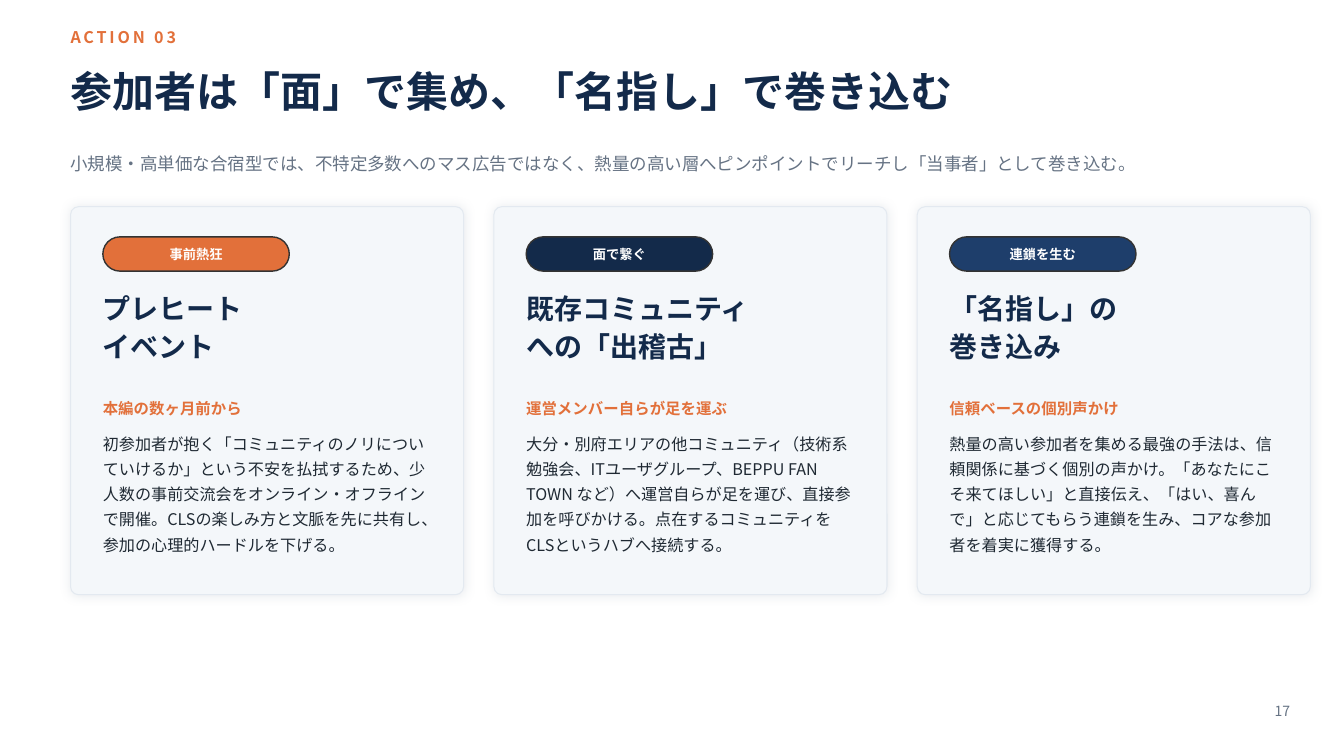
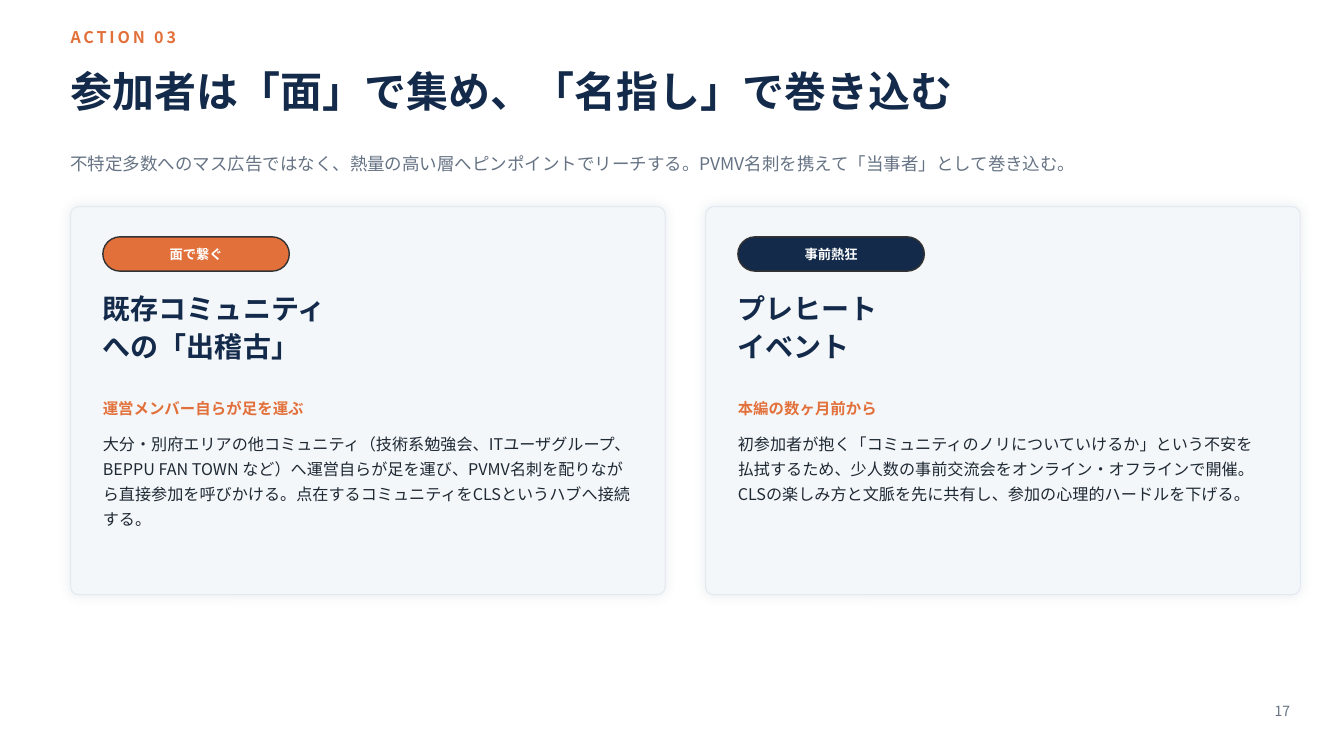
Before and after one commit to RyoWakabayashi/cls-beppu, a slide deck: slide 17 of docs/meetings/20260816/CLS別府第2回企画立案.pptx. Drawn at 1344x756 pixels with LibreOffice and Linux fonts; fonts in the diff are those of the drawing. Boxes give left, top, right and bottom in pixels: in the first picture for what was removed or moved away, otherwise in the second. Text is boxed around its words. In the diff, an @@ line names an element or a change of style, - is before the commit and + after.

```diff
--- a/docs/meetings/20260816/CLS別府第2回企画立案.pptx
+++ b/docs/meetings/20260816/CLS別府第2回企画立案.pptx
@@ text at (71, 155, 1076, 172): text changed @@
-小規模・高単価な合宿型では、不特定多数へのマス広告ではなく、熱量の高い層へピンポイントでリーチし「当事者」として巻き込む。
+不特定多数へのマス広告ではなく、熱量の高い層へピンポイントでリーチする。PVMV名刺を携えて「当事者」として巻き込む。
@@ rounded rectangle: place and size @@
-rounded rectangle at (71, 207, 464, 595)
+rounded rectangle at (71, 207, 665, 595)
@@ rounded rectangle: place and size @@
-rounded rectangle at (494, 207, 887, 595)
+rounded rectangle at (706, 207, 1301, 595)
@@ rounded rectangle removed at (918, 207, 1311, 595) @@
@@ rounded rectangle: place and size @@
-rounded rectangle at (526, 237, 713, 271)
+rounded rectangle at (738, 237, 925, 271)
@@ rounded rectangle removed at (950, 237, 1136, 271) @@
@@ text at (170, 247, 223, 260): text changed @@
-事前熱狂
+面で繋ぐ
@@ text at (805, 248, 858, 260): text changed @@
-面で繋ぐ
+事前熱狂
@@ text removed at (1010, 247, 1076, 260) @@
-連鎖を生む
@@ text "既存コミュニティ": place and size @@
-text "既存コミュニティ" at (526, 295, 749, 360)
+text "既存コミュニティ" at (103, 295, 326, 360)
@@ text "プレヒート": place and size @@
-text "プレヒート" at (103, 295, 243, 359)
+text "プレヒート" at (738, 295, 878, 359)
@@ text removed at (949, 295, 1117, 360) @@
-「名指し」の
-巻き込み
@@ text "運営メンバー自らが足を運ぶ": place and size @@
-text "運営メンバー自らが足を運ぶ" at (526, 401, 727, 416)
+text "運営メンバー自らが足を運ぶ" at (103, 401, 304, 416)
@@ text "本編の数ヶ月前から": place and size @@
-text "本編の数ヶ月前から" at (103, 401, 242, 416)
+text "本編の数ヶ月前から" at (738, 401, 877, 416)
@@ text removed at (949, 401, 1118, 416) @@
-信頼ベースの個別声かけ
@@ text at (103, 436, 631, 526): text changed @@
-大分・別府エリアの他コミュニティ（技術系勉強会、ITユーザグループ、BEPPU FAN TOWN など）へ運営自らが足を運び、直接参加を呼びかける。点在するコミュニティをCLSというハブへ接続する。
+大分・別府エリアの他コミュニティ（技術系勉強会、ITユーザグループ、BEPPU FAN TOWN など）へ運営自らが足を運び、PVMV名刺を配りながら直接参加を呼びかける。点在するコミュニティをCLSというハブへ接続する。
@@ text "初参加者が抱く「コミュニティのノリについていけるか」という不安を払拭するため、少人数の事前交流会をオンライン・オフライン ..." rewrapped from (103, 436, 438, 553) to (738, 436, 1254, 502) @@
@@ text removed at (949, 436, 1272, 553) @@
-熱量の高い参加者を集める最強の手法は、信頼関係に基づく個別の声かけ。「あなたにこそ来てほしい」と直接伝え、「はい、喜んで」と応じてもらう連鎖を生み、コアな参加者を着実に獲得する。
```
Also in this commit, not shown: 11 other slides changed, 2 other files.
